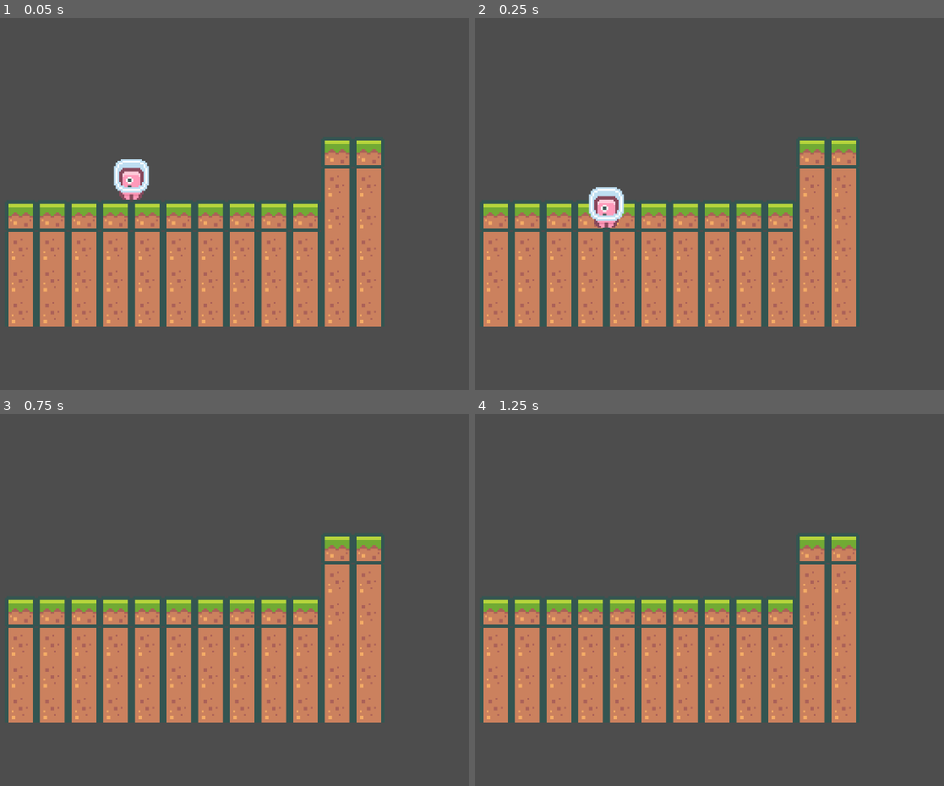
Above: before the commit, frames 1-4 (two rows, left to right).
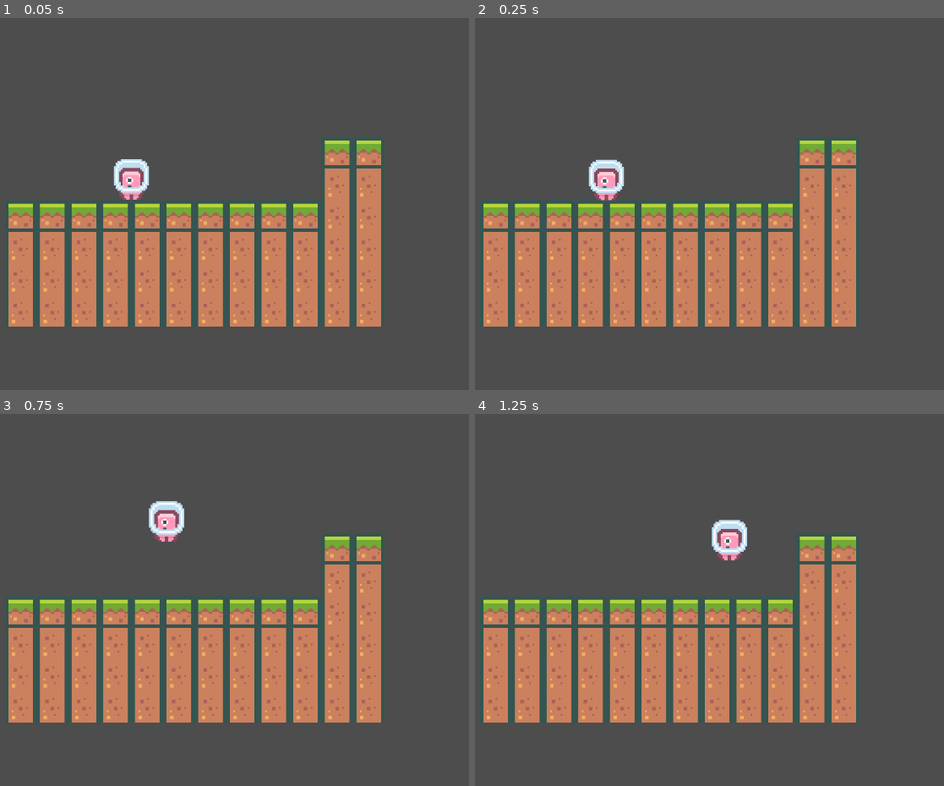
Above: after the commit, the same moments.

Repository: PaulMFleming/classic_games
Game: Godot game, scene res://Level1.tscn
Two runs of this game, one before a commit and one after it. Both use one fixed random seed, a clock stepped at 60 frames per second and the inputs below. The project has no main scene, so this scene is started directly.
Inputs:
- Up to frame 1 (0.05 s): no input
- Up to frame 2 (0.25 s): no input
- Up to frame 3 (0.75 s): hold Right from 0.53 s (still down); hold Space from 0.53 s (still down)
- Up to frame 4 (1.25 s): keep holding Right; keep holding Space

Frame 1 is identical in both runs. In frame 2, 1.2% of the frame differs, in the area x 24-32%, y 37-57%; in frame 3, 0.7%; in frame 4, 0.7%.

Commit message:
add jump

Diff:
--- a/godot/platformer2d/Level1.tscn
+++ b/godot/platformer2d/Level1.tscn
@@ -8,12 +8,19 @@
 texture = ExtResource("1_1xp73")
 texture_region_size = Vector2i(18, 18)
 0:0/0 = 0
+0:0/0/physics_layer_0/polygon_0/points = PackedVector2Array(-9, -9, 9, -9, 9, 9, -9, 9)
 1:0/0 = 0
+1:0/0/physics_layer_0/polygon_0/points = PackedVector2Array(-9, -9, 9, -9, 9, 9, -9, 9)
 2:0/0 = 0
+2:0/0/physics_layer_0/polygon_0/points = PackedVector2Array(-9, -9, 9, -9, 9, 9, -9, 9)
 3:0/0 = 0
+3:0/0/physics_layer_0/polygon_0/points = PackedVector2Array(-9, -9, 9, -9, 9, 9, -9, 9)
 4:0/0 = 0
+4:0/0/physics_layer_0/polygon_0/points = PackedVector2Array(-9, -9, 9, -9, 9, 9, -9, 9)
 5:0/0 = 0
+5:0/0/physics_layer_0/polygon_0/points = PackedVector2Array(-9, -9, 9, -9, 9, 9, -9, 9)
 6:0/0 = 0
+6:0/0/physics_layer_0/polygon_0/points = PackedVector2Array(-9, -9, 9, -9, 9, 9, -9, 9)
 7:0/0 = 0
 8:0/0 = 0
 9:0/0 = 0
@@ -24,18 +31,29 @@
 14:0/0 = 0
 15:0/0 = 0
 16:0/0 = 0
+16:0/0/physics_layer_0/polygon_0/points = PackedVector2Array(-9, -9, 9, -9, 9, 9, -9, 9)
 17:0/0 = 0
+17:0/0/physics_layer_0/polygon_0/points = PackedVector2Array(-9, -9, 9, -9, 9, 9, -9, 9)
 18:0/0 = 0
+18:0/0/physics_layer_0/polygon_0/points = PackedVector2Array(-9, -9, 9, -9, 9, 9, -9, 9)
 19:0/0 = 0
+19:0/0/physics_layer_0/polygon_0/points = PackedVector2Array(-9, -9, 9, -9, 9, 9, -9, 9)
 20:0/0 = 0
 21:0/0 = 0
 0:1/0 = 0
+0:1/0/physics_layer_0/polygon_0/points = PackedVector2Array(-9, -9, 9, -9, 9, 9, -9, 9)
 1:1/0 = 0
+1:1/0/physics_layer_0/polygon_0/points = PackedVector2Array(-9, -9, 9, -9, 9, 9, -9, 9)
 2:1/0 = 0
+2:1/0/physics_layer_0/polygon_0/points = PackedVector2Array(-9, -9, 9, -9, 9, 9, -9, 9)
 3:1/0 = 0
+3:1/0/physics_layer_0/polygon_0/points = PackedVector2Array(-9, -9, 9, -9, 9, 9, -9, 9)
 4:1/0 = 0
+4:1/0/physics_layer_0/polygon_0/points = PackedVector2Array(-9, -9, 9, -9, 9, 9, -9, 9)
 5:1/0 = 0
+5:1/0/physics_layer_0/polygon_0/points = PackedVector2Array(-9, -9, 9, -9, 9, 9, -9, 9)
 6:1/0 = 0
+6:1/0/physics_layer_0/polygon_0/points = PackedVector2Array(-9, -9, 9, -9, 9, 9, -9, 9)
 7:1/0 = 0
 8:1/0 = 0
 9:1/0 = 0
@@ -46,15 +64,23 @@
 14:1/0 = 0
 15:1/0 = 0
 16:1/0 = 0
+16:1/0/physics_layer_0/polygon_0/points = PackedVector2Array(-9, -9, 9, -9, 9, 9, -9, 9)
 17:1/0 = 0
+17:1/0/physics_layer_0/polygon_0/points = PackedVector2Array(-9, -9, 9, -9, 9, 9, -9, 9)
 18:1/0 = 0
+18:1/0/physics_layer_0/polygon_0/points = PackedVector2Array(-9, -9, 9, -9, 9, 9, -9, 9)
 19:1/0 = 0
+19:1/0/physics_layer_0/polygon_0/points = PackedVector2Array(-9, -9, 9, -9, 9, 9, -9, 9)
 20:1/0 = 0
 21:1/0 = 0
 0:2/0 = 0
+0:2/0/physics_layer_0/polygon_0/points = PackedVector2Array(-9, -9, 9, -9, 9, 9, -9, 9)
 1:2/0 = 0
+1:2/0/physics_layer_0/polygon_0/points = PackedVector2Array(-9, -9, 9, -9, 9, 9, -9, 9)
 2:2/0 = 0
+2:2/0/physics_layer_0/polygon_0/points = PackedVector2Array(-9, -9, 9, -9, 9, 9, -9, 9)
 3:2/0 = 0
+3:2/0/physics_layer_0/polygon_0/points = PackedVector2Array(-9, -9, 9, -9, 9, 9, -9, 9)
 4:2/0 = 0
 5:2/0 = 0
 6:2/0 = 0
@@ -68,15 +94,23 @@
 14:2/0 = 0
 15:2/0 = 0
 16:2/0 = 0
+16:2/0/physics_layer_0/polygon_0/points = PackedVector2Array(-9, -9, 9, -9, 9, 9, -9, 9)
 17:2/0 = 0
+17:2/0/physics_layer_0/polygon_0/points = PackedVector2Array(-9, -9, 9, -9, 9, 9, -9, 9)
 18:2/0 = 0
+18:2/0/physics_layer_0/polygon_0/points = PackedVector2Array(-9, -9, 9, -9, 9, 9, -9, 9)
 19:2/0 = 0
+19:2/0/physics_layer_0/polygon_0/points = PackedVector2Array(-9, -9, 9, -9, 9, 9, -9, 9)
 20:2/0 = 0
 21:2/0 = 0
 0:3/0 = 0
+0:3/0/physics_layer_0/polygon_0/points = PackedVector2Array(-9, -9, 9, -9, 9, 9, -9, 9)
 1:3/0 = 0
+1:3/0/physics_layer_0/polygon_0/points = PackedVector2Array(-9, -9, 9, -9, 9, 9, -9, 9)
 2:3/0 = 0
+2:3/0/physics_layer_0/polygon_0/points = PackedVector2Array(-9, -9, 9, -9, 9, 9, -9, 9)
 3:3/0 = 0
+3:3/0/physics_layer_0/polygon_0/points = PackedVector2Array(-9, -9, 9, -9, 9, 9, -9, 9)
 4:3/0 = 0
 5:3/0 = 0
 6:3/0 = 0
@@ -90,15 +124,23 @@
 14:3/0 = 0
 15:3/0 = 0
 16:3/0 = 0
+16:3/0/physics_layer_0/polygon_0/points = PackedVector2Array(-9, -9, 9, -9, 9, 9, -9, 9)
 17:3/0 = 0
+17:3/0/physics_layer_0/polygon_0/points = PackedVector2Array(-9, -9, 9, -9, 9, 9, -9, 9)
 18:3/0 = 0
+18:3/0/physics_layer_0/polygon_0/points = PackedVector2Array(-9, -9, 9, -9, 9, 9, -9, 9)
 19:3/0 = 0
+19:3/0/physics_layer_0/polygon_0/points = PackedVector2Array(-9, -9, 9, -9, 9, 9, -9, 9)
 20:3/0 = 0
 21:3/0 = 0
 0:4/0 = 0
+0:4/0/physics_layer_0/polygon_0/points = PackedVector2Array(-9, -9, 9, -9, 9, 9, -9, 9)
 1:4/0 = 0
+1:4/0/physics_layer_0/polygon_0/points = PackedVector2Array(-9, -9, 9, -9, 9, 9, -9, 9)
 2:4/0 = 0
+2:4/0/physics_layer_0/polygon_0/points = PackedVector2Array(-9, -9, 9, -9, 9, 9, -9, 9)
 3:4/0 = 0
+3:4/0/physics_layer_0/polygon_0/points = PackedVector2Array(-9, -9, 9, -9, 9, 9, -9, 9)
 4:4/0 = 0
 5:4/0 = 0
 6:4/0 = 0
@@ -109,8 +151,11 @@
 11:4/0 = 0
 12:4/0 = 0
 13:4/0 = 0
+13:4/0/physics_layer_0/polygon_0/points = PackedVector2Array(-9, -9, 9, -9, 9, 9, -9, 9)
 14:4/0 = 0
+14:4/0/physics_layer_0/polygon_0/points = PackedVector2Array(-9, -9, 9, -9, 9, 9, -9, 9)
 15:4/0 = 0
+15:4/0/physics_layer_0/polygon_0/points = PackedVector2Array(-9, -9, 9, -9, 9, 9, -9, 9)
 16:4/0 = 0
 17:4/0 = 0
 18:4/0 = 0
@@ -118,9 +163,13 @@
 20:4/0 = 0
 21:4/0 = 0
 0:5/0 = 0
+0:5/0/physics_layer_0/polygon_0/points = PackedVector2Array(-9, -9, 9, -9, 9, 9, -9, 9)
 1:5/0 = 0
+1:5/0/physics_layer_0/polygon_0/points = PackedVector2Array(-9, -9, 9, -9, 9, 9, -9, 9)
 2:5/0 = 0
+2:5/0/physics_layer_0/polygon_0/points = PackedVector2Array(-9, -9, 9, -9, 9, 9, -9, 9)
 3:5/0 = 0
+3:5/0/physics_layer_0/polygon_0/points = PackedVector2Array(-9, -9, 9, -9, 9, 9, -9, 9)
 4:5/0 = 0
 5:5/0 = 0
 6:5/0 = 0
@@ -131,8 +180,11 @@
 11:5/0 = 0
 12:5/0 = 0
 13:5/0 = 0
+13:5/0/physics_layer_0/polygon_0/points = PackedVector2Array(-9, -9, 9, -9, 9, 9, -9, 9)
 14:5/0 = 0
+14:5/0/physics_layer_0/polygon_0/points = PackedVector2Array(-9, -9, 9, -9, 9, 9, -9, 9)
 15:5/0 = 0
+15:5/0/physics_layer_0/polygon_0/points = PackedVector2Array(-9, -9, 9, -9, 9, 9, -9, 9)
 16:5/0 = 0
 17:5/0 = 0
 18:5/0 = 0
@@ -140,9 +192,13 @@
 20:5/0 = 0
 21:5/0 = 0
 0:6/0 = 0
+0:6/0/physics_layer_0/polygon_0/points = PackedVector2Array(-9, -9, 9, -9, 9, 9, -9, 9)
 1:6/0 = 0
+1:6/0/physics_layer_0/polygon_0/points = PackedVector2Array(-9, -9, 9, -9, 9, 9, -9, 9)
 2:6/0 = 0
+2:6/0/physics_layer_0/polygon_0/points = PackedVector2Array(-9, -9, 9, -9, 9, 9, -9, 9)
 3:6/0 = 0
+3:6/0/physics_layer_0/polygon_0/points = PackedVector2Array(-9, -9, 9, -9, 9, 9, -9, 9)
 4:6/0 = 0
 5:6/0 = 0
 6:6/0 = 0
@@ -152,9 +208,13 @@
 10:6/0 = 0
 11:6/0 = 0
 12:6/0 = 0
+12:6/0/physics_layer_0/polygon_0/points = PackedVector2Array(-9, -9, 9, -9, 9, 9, -9, 9)
 13:6/0 = 0
+13:6/0/physics_layer_0/polygon_0/points = PackedVector2Array(-9, -9, 9, -9, 9, 9, -9, 9)
 14:6/0 = 0
+14:6/0/physics_layer_0/polygon_0/points = PackedVector2Array(-9, -9, 9, -9, 9, 9, -9, 9)
 15:6/0 = 0
+15:6/0/physics_layer_0/polygon_0/points = PackedVector2Array(-9, -9, 9, -9, 9, 9, -9, 9)
 16:6/0 = 0
 17:6/0 = 0
 18:6/0 = 0
@@ -162,9 +222,13 @@
 20:6/0 = 0
 21:6/0 = 0
 0:7/0 = 0
+0:7/0/physics_layer_0/polygon_0/points = PackedVector2Array(-9, -9, 9, -9, 9, 9, -9, 9)
 1:7/0 = 0
+1:7/0/physics_layer_0/polygon_0/points = PackedVector2Array(-9, -9, 9, -9, 9, 9, -9, 9)
 2:7/0 = 0
+2:7/0/physics_layer_0/polygon_0/points = PackedVector2Array(-9, -9, 9, -9, 9, 9, -9, 9)
 3:7/0 = 0
+3:7/0/physics_layer_0/polygon_0/points = PackedVector2Array(-9, -9, 9, -9, 9, 9, -9, 9)
 4:7/0 = 0
 5:7/0 = 0
 6:7/0 = 0
@@ -230,6 +294,7 @@
 
 [sub_resource type="TileSet" id="TileSet_oexqp"]
 tile_size = Vector2i(18, 18)
+physics_layer_0/collision_layer = 1
 sources/0 = SubResource("TileSetAtlasSource_d18dt")
 
 [sub_resource type="CapsuleShape2D" id="CapsuleShape2D_1cra4"]
--- a/godot/platformer2d/Player.gd
+++ b/godot/platformer2d/Player.gd
@@ -15,4 +15,7 @@
 	if Input.is_key_pressed(KEY_RIGHT):
 		velocity.x += move_speed
 
+	if Input.is_key_pressed(KEY_SPACE) and is_on_floor():
+		velocity.y = -jump_force
+
 	move_and_slide()
Not shown, changed: godot/platformer2d/README.md
